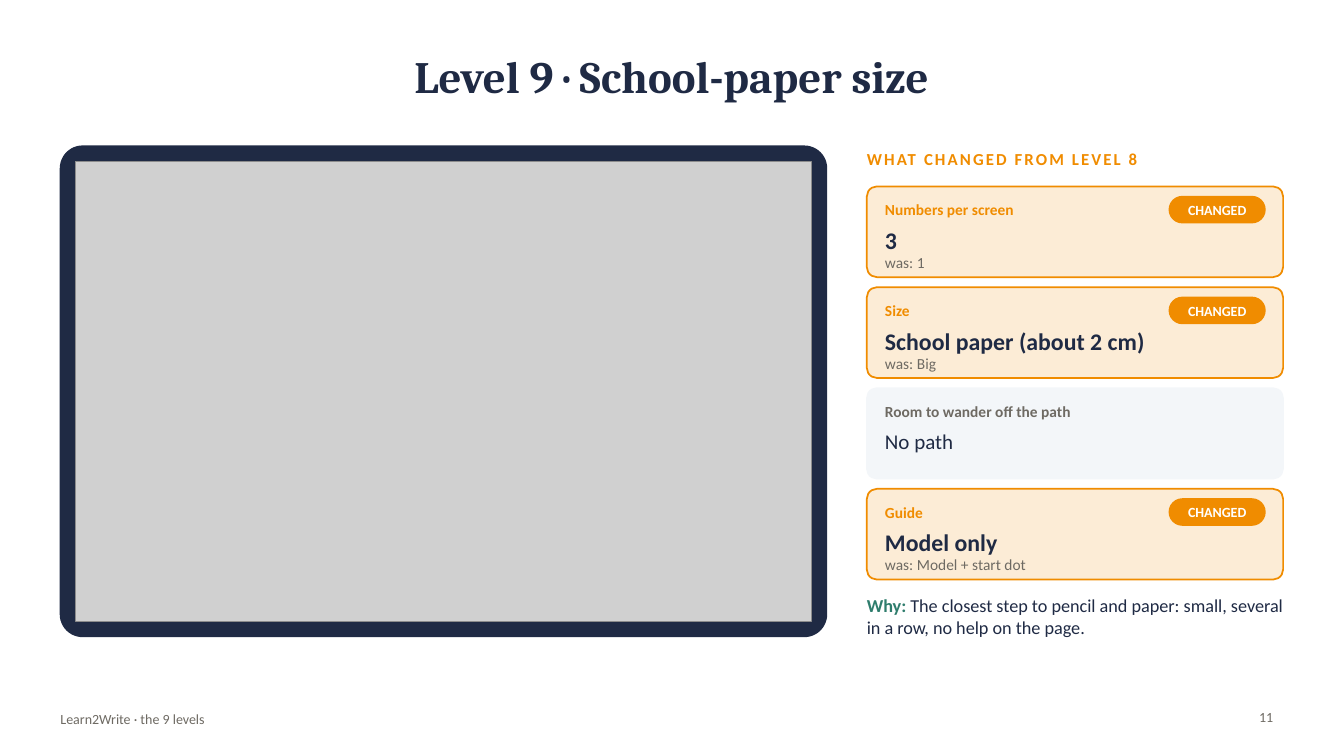
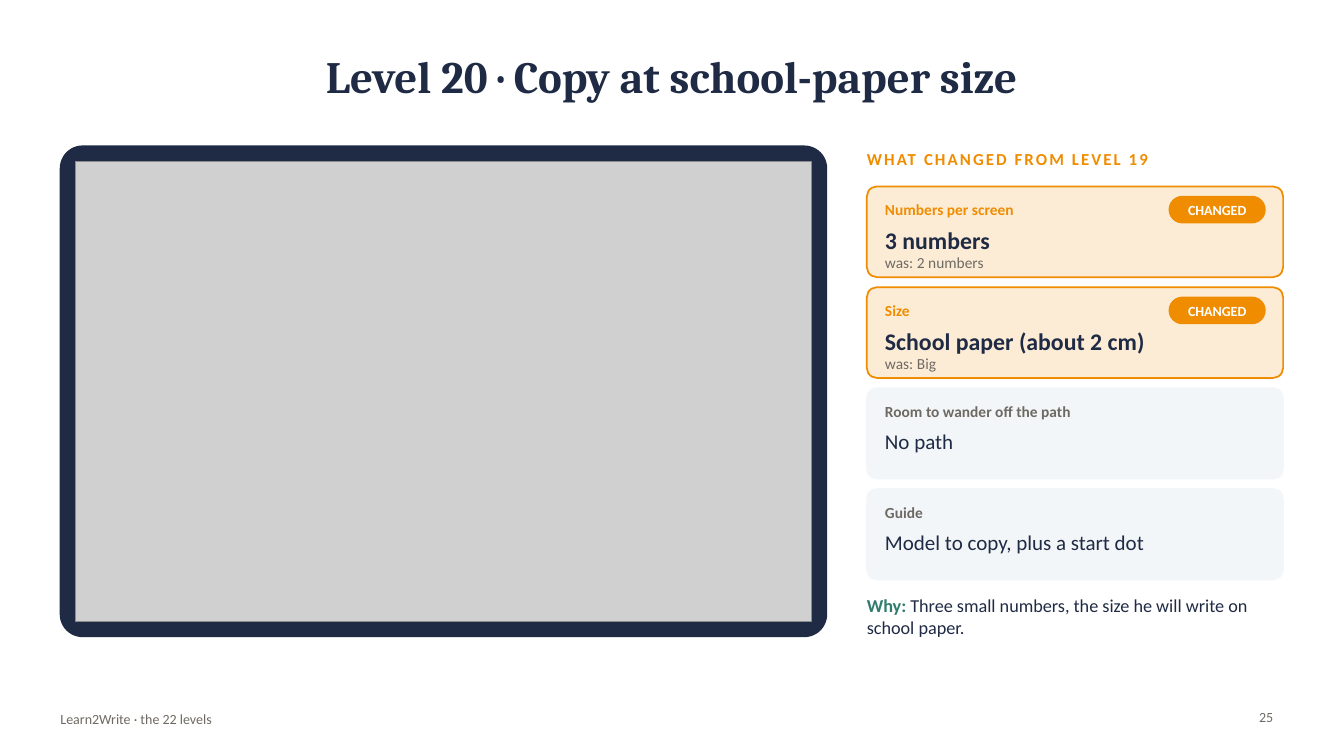
Before and after one commit to kiaanwankhede/Kiaan_Writing, a slide deck: slide 25 of docs/download/Learn2Write-levels.pptx (slide 11 before the commit). Drawn at 1344x756 pixels with LibreOffice and Linux fonts; fonts in the diff are those of the drawing; grey boxes stand for pictures. Boxes give left, top, right and bottom in pixels: in the first picture for what was removed or moved away, otherwise in the second. Text is boxed around its words. In the diff, an @@ line names an element or a change of style, - is before the commit and + after.

```diff
--- a/docs/download/Learn2Write-levels.pptx
+++ b/docs/download/Learn2Write-levels.pptx
@@ title at (326,62,1017,103): text changed @@
-Level 9 · School-paper size
+Level 20 · Copy at school-paper size
@@ text at (1129,153,1137,165): text changed @@
-WHAT CHANGED FROM LEVEL 8
+WHAT CHANGED FROM LEVEL 19
@@ text at (885,232,989,249): text changed @@
-3
+3 numbers
@@ text at (885,257,983,268): text changed @@
-was: 1
+was: 2 numbers
@@ rounded rectangle at (867,489,1284,580): fill #F08C00 at 16% opacity to #F3F6F9; outline #F08C00 1.25 pt to #F3F6F9 1 pt @@
@@ text "Guide" at (885,507,923,518): text colour #F08C00 to #6E6A63 @@
@@ rounded rectangle removed at (1170,499,1265,525) @@
@@ text removed at (1188,507,1246,517) @@
-CHANGED
@@ text at (885,535,1144,554): text changed; size 11 to 15 pt; text colour #6E6A63 to #1F2A44 @@
-was: Model + start dot
+Model to copy, plus a start dot
@@ text removed at (885,534,998,555) @@
-Model only
@@ text at (867,599,1247,637): text changed @@
-Why: The closest step to pencil and paper: small, several in a row, no help on the page.
+Why: Three small numbers, the size he will write on school paper.
@@ text at (60,714,212,724): text changed @@
-Learn2Write · the 9 levels
+Learn2Write · the 22 levels
@@ page number at (1259,713,1273,722): text changed @@
-11
+25
```
Also in this commit, not shown: 10 other slides changed, 18 slides added, 1 slide removed, 32 other files.
